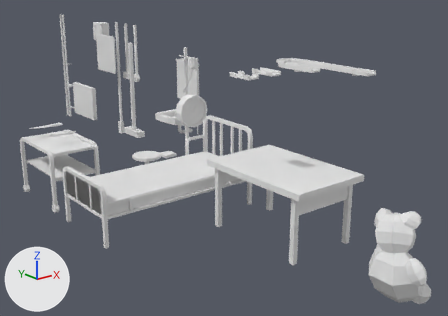
A saved change to the Blender file BlenderFiles/Labor_tiles.blend.
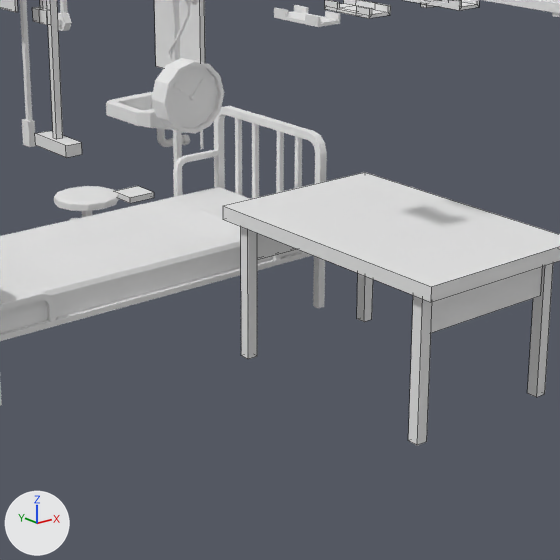
There are two pictures of each version: one whole from a camera (50 mm lens) standing at (-5.21, -7.95, 2.93) and looking at (-0.17, -1.65, 0.41), one close up on the part from 24% to 79% of the width and 22% to 100% of the height. Arrows for +X, +Y and +Z are at lower left; the lights stay in place. The close-ups show mesh edges as thin lines.

Names of what the first close-up shows: 'obj_bed', 'obj_broom', 'obj_cableRail_branch', 'obj_cableRail_cross', 'obj_clock', 'obj_drip stand', 'obj_footstool', 'obj_mirror', 'obj_socket_v1_20', 'obj_table', 'obj_washbasin'.
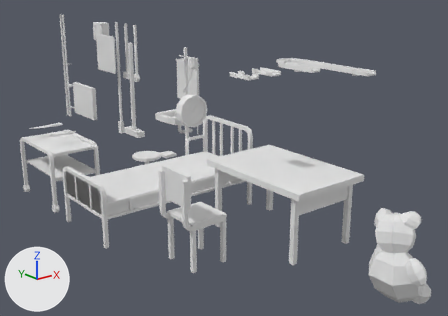
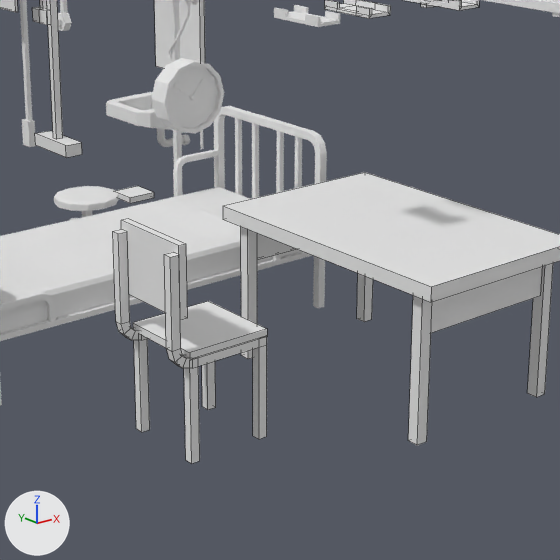
The change, as a diff of the scene's bpy script:
```diff
--- a/BlenderFiles/Labor_tiles.blend.py
+++ b/BlenderFiles/Labor_tiles.blend.py
@@ me_plane_064 @@
+me_plane_064.from_pydata(...)  # 108 vertices, 78 faces, 4 loose edges; spans x -2.097..-1.585, y 0.214..0.648, z -0.469..0.545
+me_plane_064.materials.append(mat_mat_labor)  # its picture is missing
@@ ob_obj_chair @@
+ob_obj_chair = bpy.data.objects.new('obj_chair', me_plane_064)
+ob_obj_chair.parent = ob_boden_1x1m_v1_001
+ob_obj_chair.location = (0.00153, -3.671, 0.488)
```

Where the change shows, as pixel boxes (x1, y1, x2, y2) in the close-ups (560 x 560 px):
'obj_chair', added
    after: (113, 219, 267, 464)
